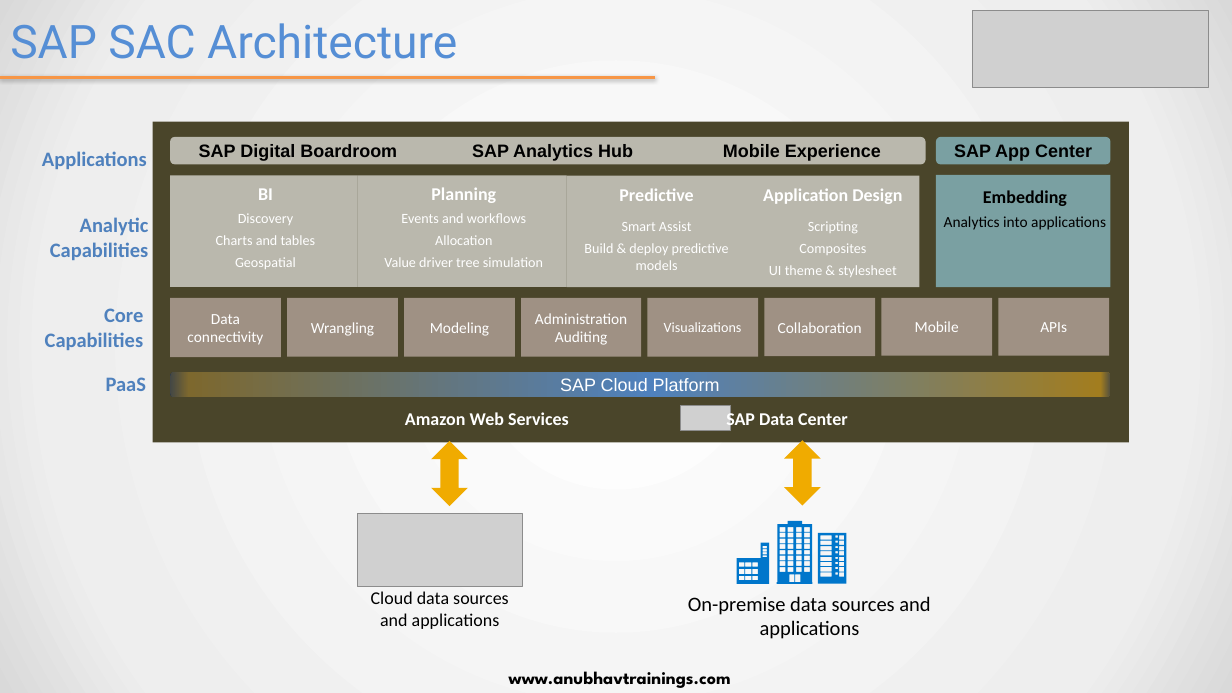
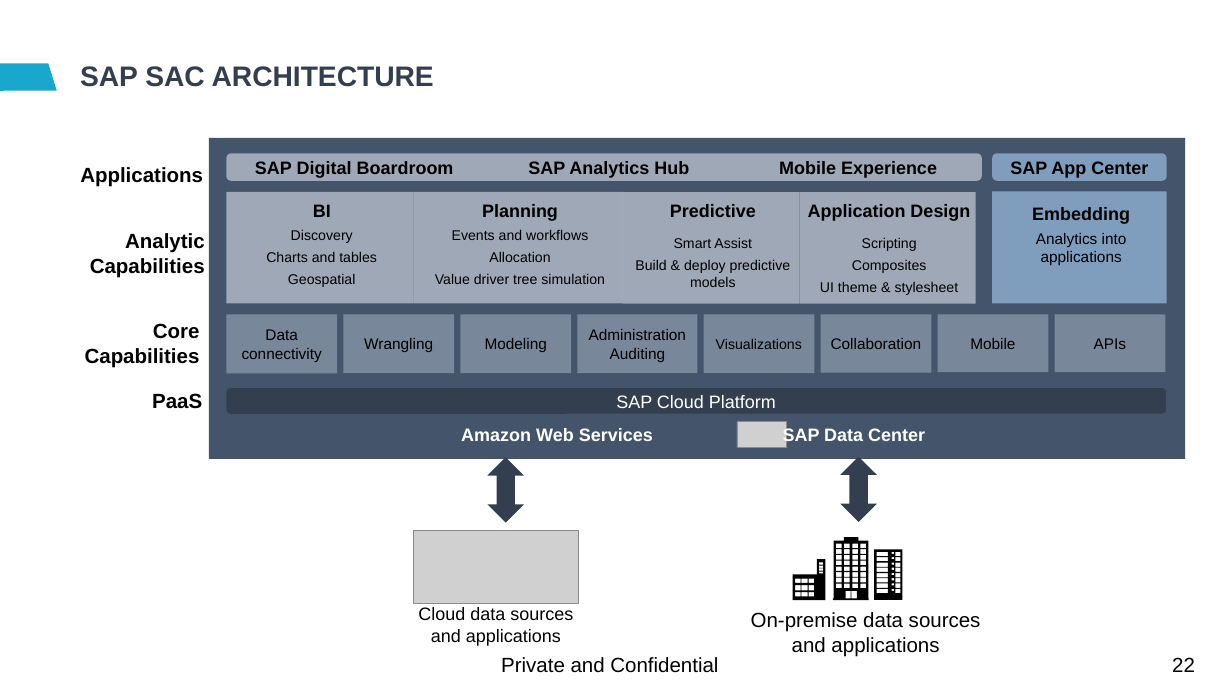
Before and after one commit to soyuztechnologies/EY_SAC_Feb2022, a slide deck: slide 22 of day 1/SAC_Training Day 1.pptx (slide 18 before the commit). Drawn at 1232x693 pixels with LibreOffice and Linux fonts; fonts in the diff are those of the drawing; grey boxes stand for pictures; background and template pictures are left out. Boxes give left, top, right and bottom in pixels: in the first picture for what was removed or moved away, otherwise in the second. Text is boxed around its words. In the diff, an @@ line names an element or a change of style, - is before the commit and + after.

```diff
--- a/day 1/SAC_Training Day 1.pptx
+++ b/day 1/SAC_Training Day 1.pptx
@@ background gradient #FFFFFF to #EEEEEE to #D9D9D9 to #FFFFFF @@
@@ picture removed at (973,11,1209,88) @@
@@ page number added at (1196,30,1226,71), 10 pt, text #FFFFFF @@
+22
@@ line removed from (0, 78) to (655, 78) @@
@@ freeform shape added at (0,64,56,91), fill #19A7CE @@
@@ title at (80,66,434,87): text changed; size 36 to 22 pt; font Roboto to Arial; text colour #558ED5 to #333F50; bold on @@
-SAP SAC Architecture
+SAP SAC ARCHITECTURE
@@ rectangle at (209,138,1186,458): fill #4A452A to #44546A @@
@@ font Calibri to Arial, text colour #4F81BD to #000000 in 4 elements at (152,393,202,409), (85,323,200,368), (90,233,205,278), (80,167,203,187) @@
@@ text "Applications": place and size @@
-text "Applications" at (42,151,147,169)
+text "Applications" at (80,167,203,187)
@@ rounded rectangle "SAP Digital Boardroom SAP Analytics ..." at (226,153,982,181): fill #FFFFFF at 62% opacity to #D6DCE5 at 62% opacity @@
@@ rounded rectangle "SAP App Center" at (993,153,1167,181): fill #93CDDD at 67% opacity to #9DC3E6 at 67% opacity @@
@@ font Calibri to Arial, text colour #FFFFFF to #000000; fill #FFFFFF at 62% opacity to #D6DCE5 at 62% opacity in 4 elements at (414,192,623,304), (226,192,414,304), (799,192,976,304), (623,192,799,304) @@
@@ rectangle "Embedding" at (993,191,1167,303): font Calibri to Arial; fill #93CDDD at 67% opacity to #9DC3E6 at 67% opacity @@
@@ text "Analytic Capabilities": place and size @@
-text "Analytic Capabilities" at (50,217,149,260)
+text "Analytic Capabilities" at (90,233,205,278)
@@ text "Core Capabilities": place and size @@
-text "Core Capabilities" at (45,308,143,350)
+text "Core Capabilities" at (85,323,200,368)
@@ font Calibri to Arial, text colour #FFFFFF to #000000; fill #F2DCDB at 51% opacity to #ADB9CA at 51% opacity in 8 elements at (703,314,814,373), (226,314,337,373), (344,314,455,373), (460,314,571,373), (578,314,698,373), (1055,314,1165,372), (821,314,932,372), (938,314,1049,372) @@
@@ rounded rectangle "SAP Cloud Platform" at (226,388,1166,414): fill gradient #002060 to #434745 to #7D682E to #4F81BD to #A27D1F to #57523D to #333F50 @@
@@ up down arrow at (488,457,525,523): fill #F0AB00 to #333F50 @@
@@ up down arrow at (840,457,877,522): fill #F0AB00 to #333F50 @@
@@ 14 rectangles, 5 texts, 3 rounded rectangles, 3 freeform shapes, 2 pictures, 2 up down arrows: place and size @@
-14 rectangles, 5 texts, 3 rounded rectangles, 3 freeform shapes, 2 pictures, 2 up down arrows at (106,122,1129,639)
+14 rectangles, 5 texts, 3 rounded rectangles, 3 freeform shapes, 2 pictures, 2 up down arrows at (152,138,1186,657)
@@ fill #0076CB to #000000 in 3 elements at (833,537,869,600), (874,550,903,601), (793,559,825,601) @@
@@ font Calibri to Arial in 4 elements at (461,428,653,441), (783,427,925,445), (751,612,981,657), (418,607,573,646) @@
@@ text added at (501,657,718,673), 16 pt, text #000000 @@
+Private and Confidential
@@ page number added at (1172,657,1195,672), 16 pt, text #000000 @@
+22
@@ text removed at (509,671,731,688) @@
-www.anubhavtrainings.com
```
Also in this commit, not shown: 21 other slides changed, 11 slides added, 5 slides removed.
